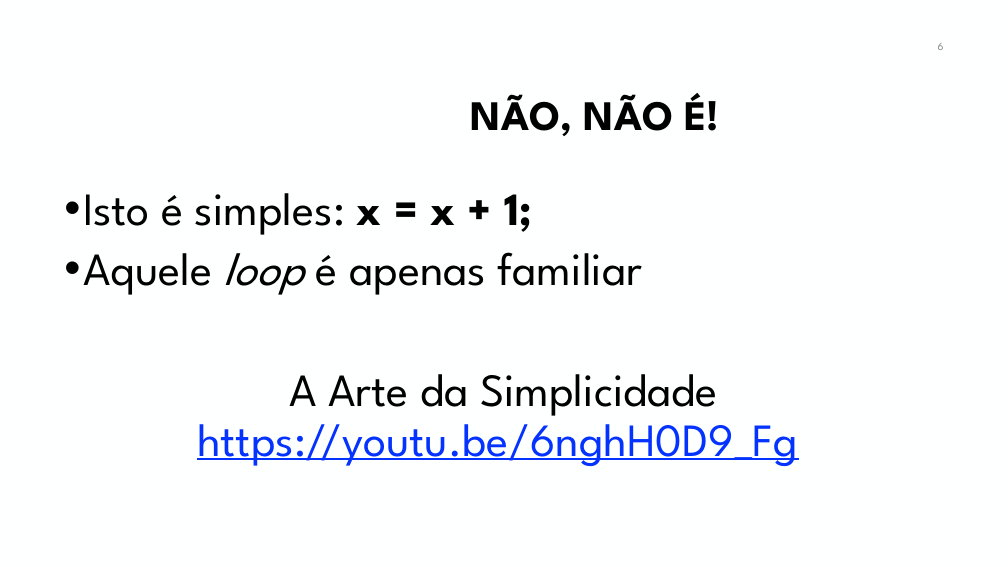
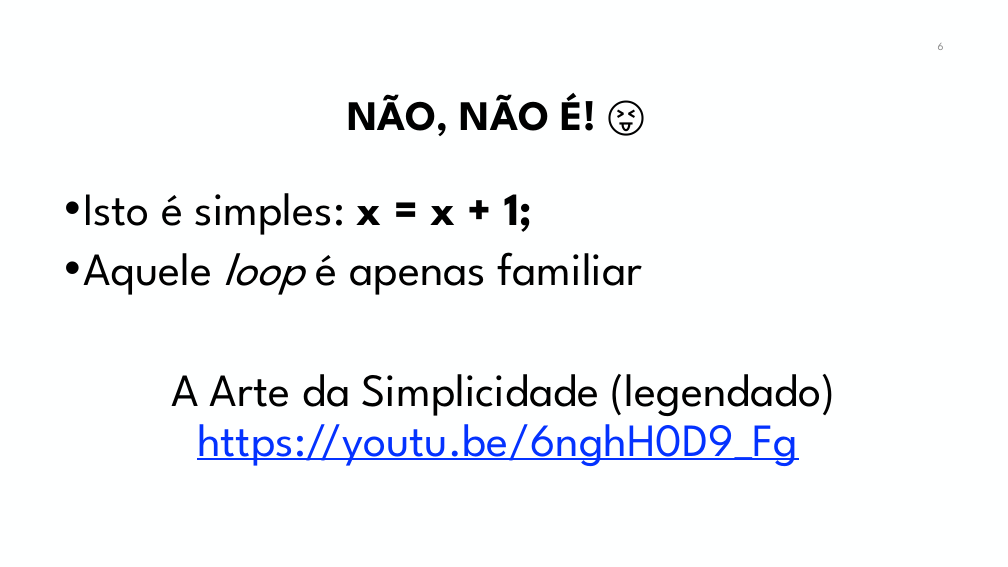
Before and after one commit to manoelcampos/curso-programacao-funcional-java, a slide deck: slide 6 of programacao-funcional-java8.pptx. Drawn at 1008x567 pixels with LibreOffice and Linux fonts; fonts in the diff are those of the drawing; background and template pictures are left out. Boxes give left, top, right and bottom in pixels: in the first picture for what was removed or moved away, otherwise in the second. Text is boxed around its words. In the diff, an @@ line names an element or a change of style, - is before the commit and + after.

```diff
--- a/programacao-funcional-java8.pptx
+++ b/programacao-funcional-java8.pptx
@@ title at (347,93,596,136): text changed @@
-NÃO, NÃO É!
+NÃO, NÃO É! 😝
@@ text at (171,374,836,466): text changed; text colour #0432FF to #000000 @@
-A Arte da Simplicidade https://youtu.be/6nghH0D9_Fg
+A Arte da Simplicidade (legendado) https://youtu.be/6nghH0D9_Fg
```
Also in this commit, not shown: 17 other slides changed.
